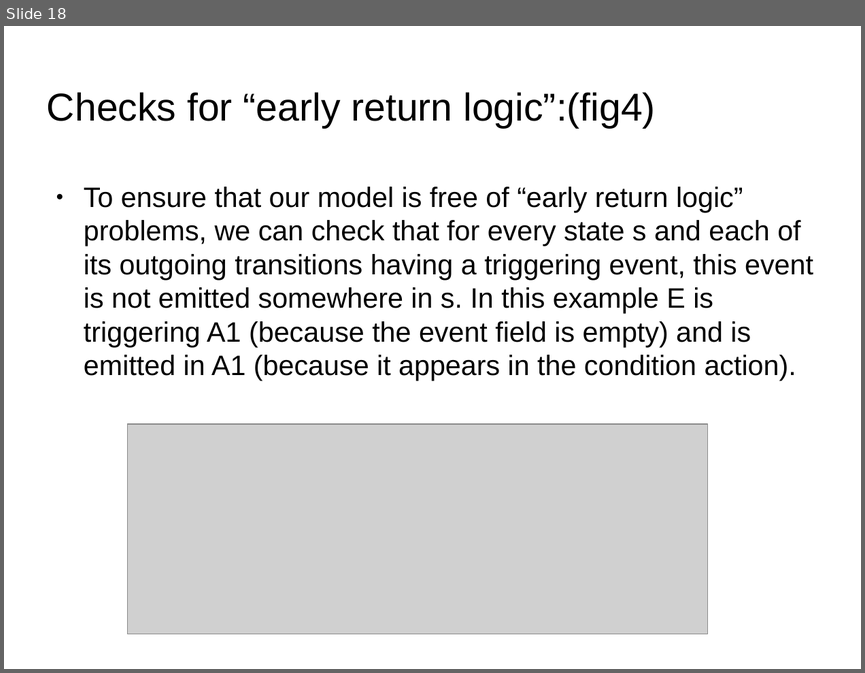
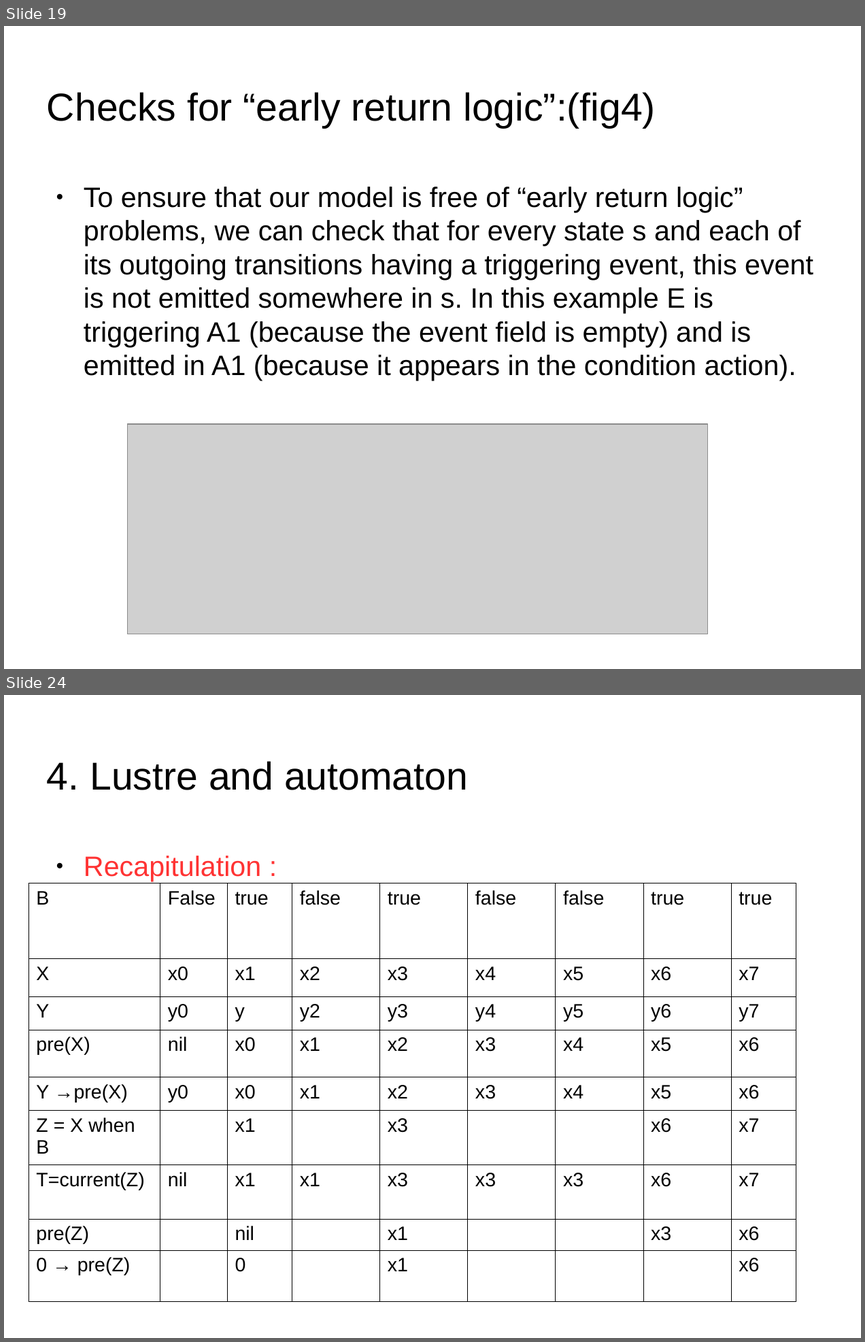
Before and after one commit to hbourbouh/stateflow2Lustre-automaton, a slide deck: reports/presentation_Verimag.odp. Shown one above the other, each under a label of ours: slide 18 before the commit, slides 19 and 24 after it; the slides between them are not shown. The pictures are 865x673 and 865x1342 pixels, drawn with LibreOffice and Linux fonts; fonts in the diff are those of the drawing; grey boxes stand for pictures; background and template pictures are left out. Boxes give left, top, right and bottom in pixels: in the first picture for what was removed or moved away, otherwise in the second. Text is boxed around its words. In the diff, an @@ line names an element or a change of style, - is before the commit and + after.

```diff
--- a/reports/presentation_Verimag.odp
+++ b/reports/presentation_Verimag.odp
@@ slide 24 added at (4, 695, 861, 1338), background picture (left out) @@
@@ title added at (47, 761, 468, 790), 36 pt, text #000000 @@
+4. Lustre and automaton
@@ text added at (84, 855, 261, 881), 26 pt, text #FF3333 @@
+● Recapitulation :
@@ table added at (29, 883, 796, 1302), 9 rows, 9 columns @@
+B | False | true | false | true | false | false | true | true
+X | x0 | x1 | x2 | x3 | x4 | x5 | x6 | x7
+Y | y0 | y | y2 | y3 | y4 | y5 | y6 | y7
+pre(X) | nil | x0 | x1 | x2 | x3 | x4 | x5 | x6
+Y →pre(X) | y0 | x0 | x1 | x2 | x3 | x4 | x5 | x6
+Z = X when B |  | x1 |  | x3 |  |  | x6 | x7
+T=current(Z) | nil | x1 | x1 | x3 | x3 | x3 | x6 | x7
+pre(Z) |  | nil |  | x1 |  |  | x3 | x6
+0 → pre(Z) |  | 0 |  | x1 |  |  |  | x6
@@ what was slide 18 is now slide 19 @@
```
Also in this commit, not shown: 3 slides changed, 14 other slides added, 4 slides removed, 10 other files.
